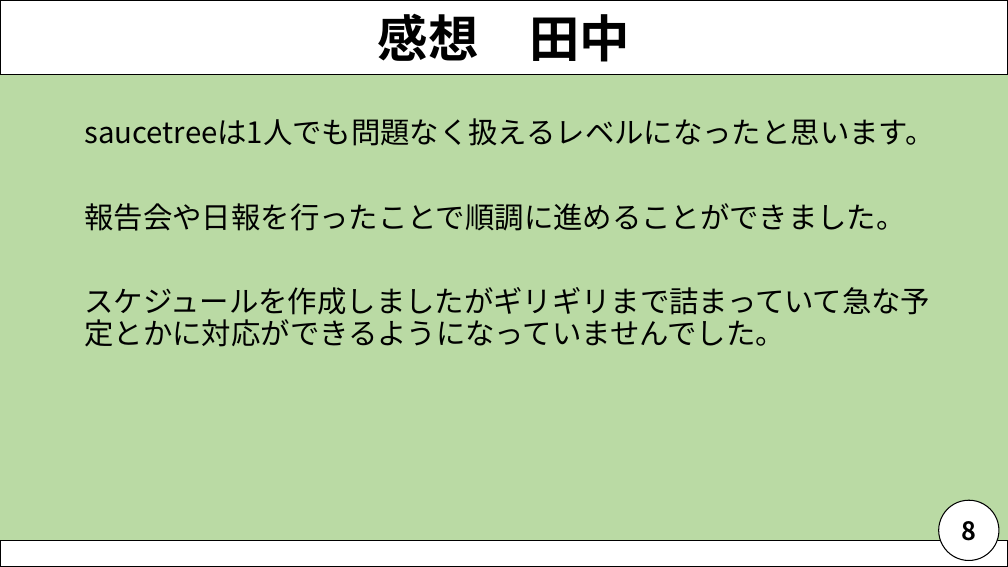
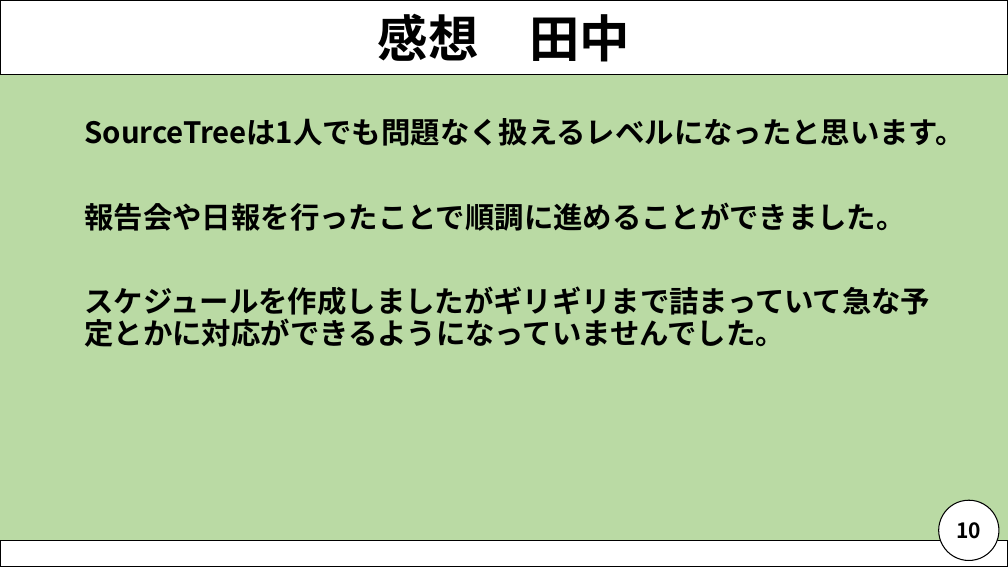
Before and after one commit to NagaoMasaki/NervousBreakdown, a slide deck: slide 11 of 資料/神経衰弱発表資料_200716.pptx (slide 9 before the commit). Drawn at 1008x567 pixels with LibreOffice and Linux fonts; fonts in the diff are those of the drawing. Boxes give left, top, right and bottom in pixels: in the first picture for what was removed or moved away, otherwise in the second. Text is boxed around its words. In the diff, an @@ line names an element or a change of style, - is before the commit and + after.

```diff
--- a/資料/神経衰弱発表資料_200716.pptx
+++ b/資料/神経衰弱発表資料_200716.pptx
@@ text at (x1=85, y1=118, x2=965, y2=146): text changed; bold on @@
-saucetreeは1人でも問題なく扱えるレベルになったと思います。
+SourceTreeは1人でも問題なく扱えるレベルになったと思います。
@@ text at (x1=85, y1=202, x2=931, y2=347): bold on in "報告会や日報を行ったことで順調に進めることができました。", "スケジュールを作成しましたがギリギリまで詰まっていて急な予定とかに対応ができるようになっていませんでした。" @@
@@ text in ellipse at (x1=956, y1=522, x2=981, y2=539): text changed; size 24 to 20 pt @@
-8
+10
```
Also in this commit, not shown: 10 other slides changed, 2 slides added.
